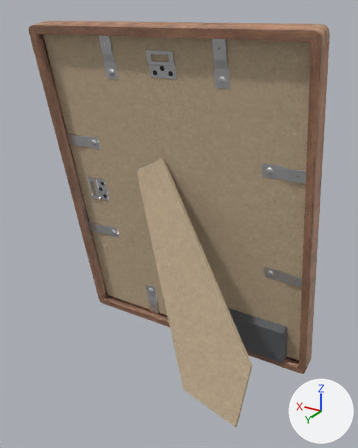
A saved change to the glTF model site/public/models/featherframe-13.glb.
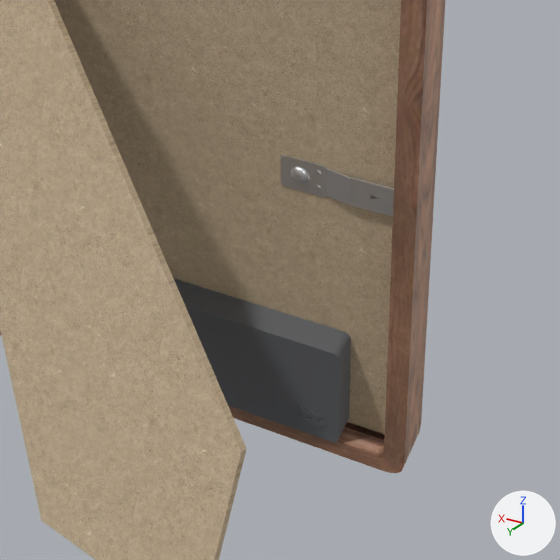
Each version appears first whole from a 50 mm camera at (-0.256, 0.414, 0.376) aimed at (-0.008, 0.002, 0.17), and next in a close-up on the part from 47% to 100% of the width and 48% to 90% of the height. The axes (+X, +Y, +Z) are drawn at lower right. The lights are the same throughout. The last two pictures show the newer version. Where no turn or scale is listed for an object, it has been applied to the vertices.

The first close-up shows 'featherframe_mdf', 'featherframe_pla', 'featherframe_silver', 'featherframe_stand', 'featherframe_walnut'.
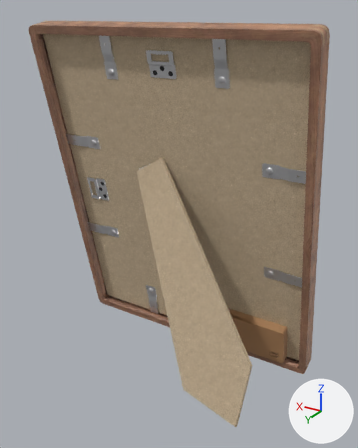
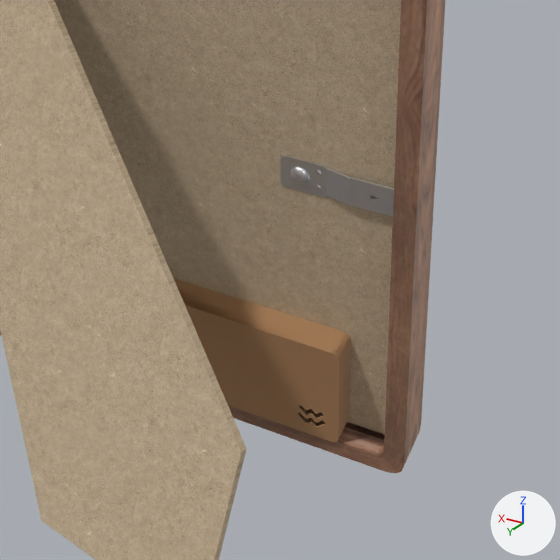
The change, as JSON lines over the scene's bpy script:
```json
{"op": "set", "path": "mat_featherframe_housing_pla.base_color", "old": "(0.12, 0.125, 0.135)", "new": "(0.423, 0.227, 0.105)", "note": "dark grey #616367 -> brown #ae835b"}
```

Changed parts and their boxes (x1, y1, x2, y2) in the close-ups (560 x 560 px):
```json
{"object": "featherframe_pla", "change": "recoloured", "before": [174, 279, 351, 442], "after": [174, 279, 351, 442], "on screen": "dark grey to brown"}
```
